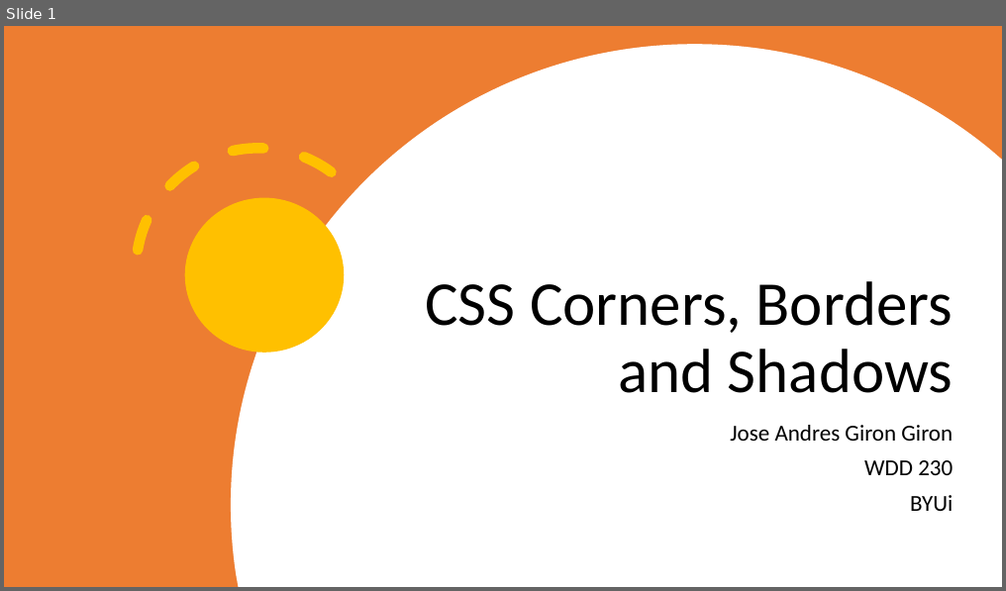
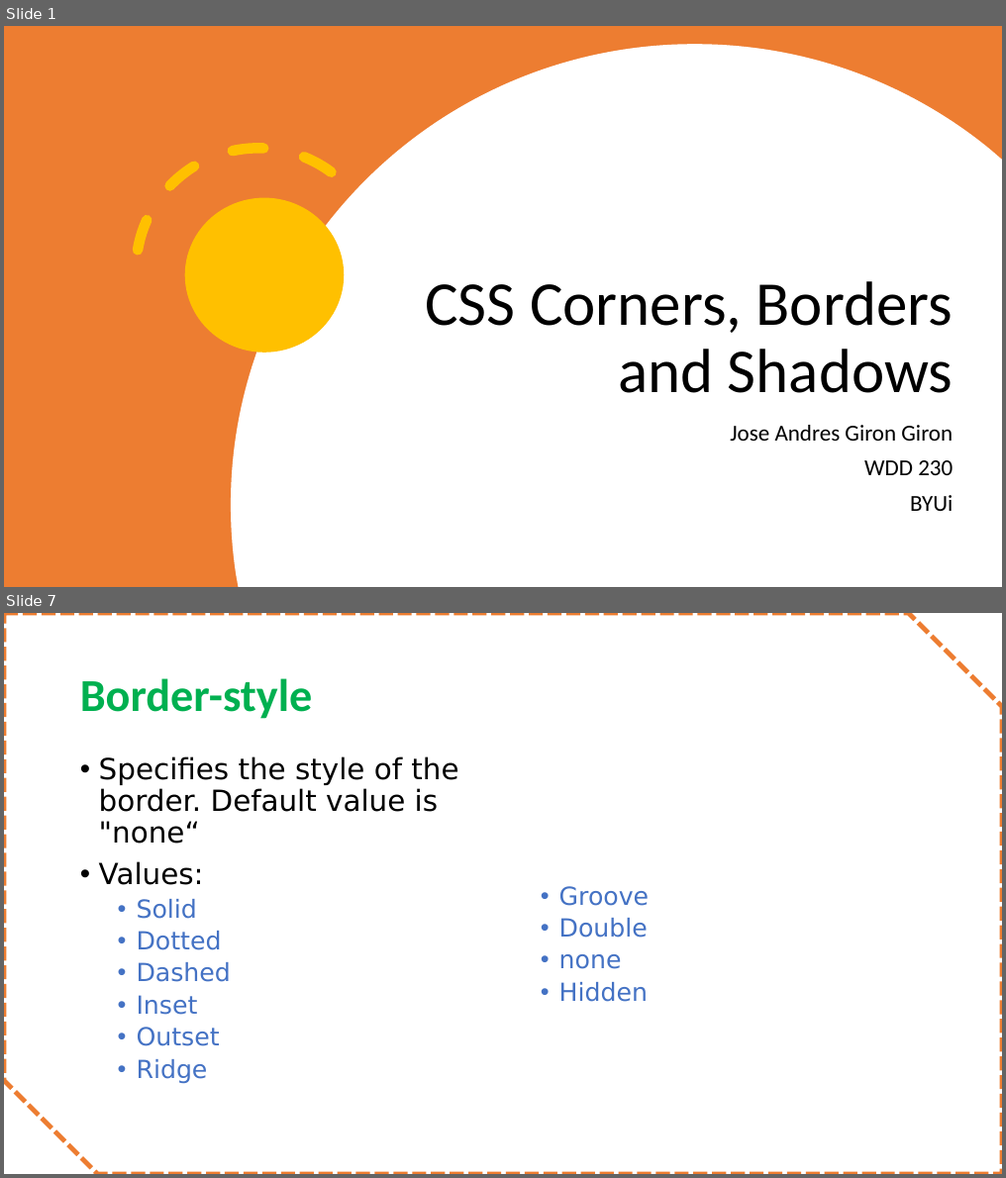
Before and after one commit to JoseAndresGGiron/wdd230, a slide deck: Student Presentation/CSS Corners, Borders and Shadows.pptx. Shown one above the other, each under a label of ours: slide 1 before the commit, slides 1 and 7 after it; the slides between them are not shown. The pictures are 1006x591 and 1006x1178 pixels, drawn with LibreOffice and Linux fonts; fonts in the diff are those of the drawing. Boxes give left, top, right and bottom in pixels: in the first picture for what was removed or moved away, otherwise in the second. Text is boxed around its words. In the diff, an @@ line names an element or a change of style, - is before the commit and + after.

```diff
--- a/Student Presentation/CSS Corners, Borders and Shadows.pptx
+++ b/Student Presentation/CSS Corners, Borders and Shadows.pptx
@@ slide 7 added at [4,613,1002,1174], background #FFFFFF @@
@@ snip diag rect added at [4,613,1002,1174], fill #FFFFFF, outline #ED7D31 4.5 pt dashed @@
@@ title added at [80,678,313,719], 44 pt, text #00B050, bold @@
+Border-style
@@ text added at [99,757,649,1084], 28 pt, text #000000 @@
+• Specifies the style of the border. Default value is "none“
+• Values:
+  • Solid
+  • Dotted
+  • Dashed
+  • Inset
+  • Outset
+  • Ridge
+  • Groove
+  • Double
+  • none
+  • Hidden
```
Also in this commit, not shown: 4 slides changed, 4 other slides added, 2 slides removed, 9 other files.
